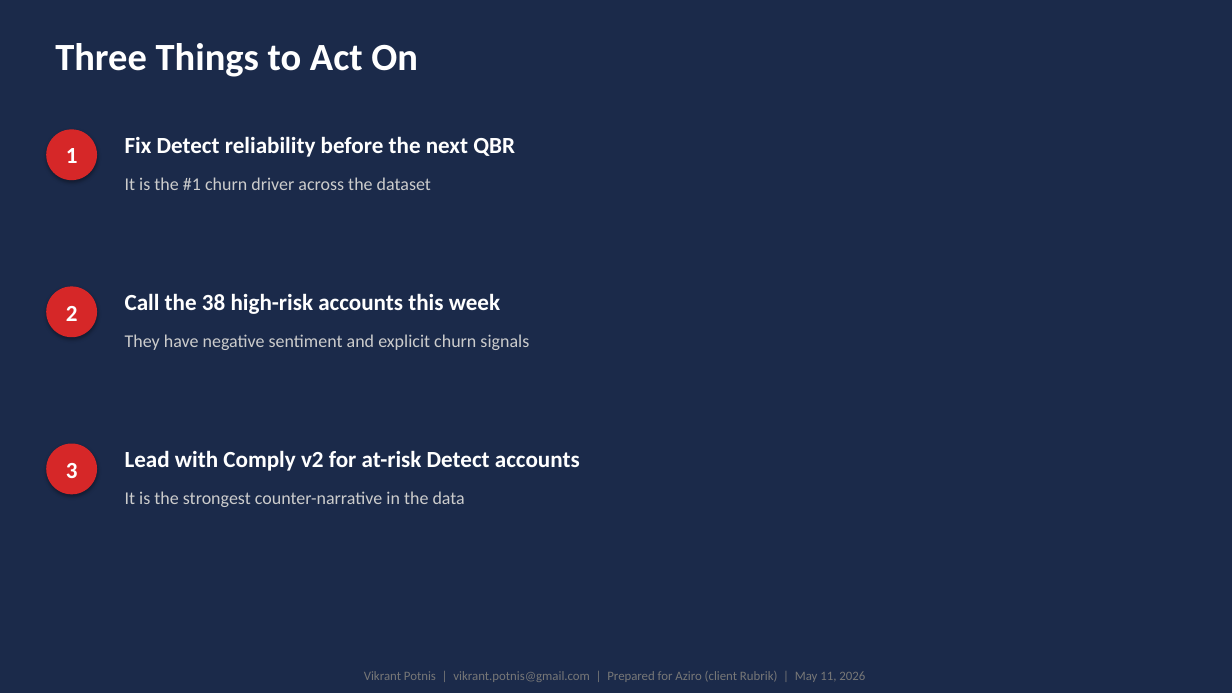
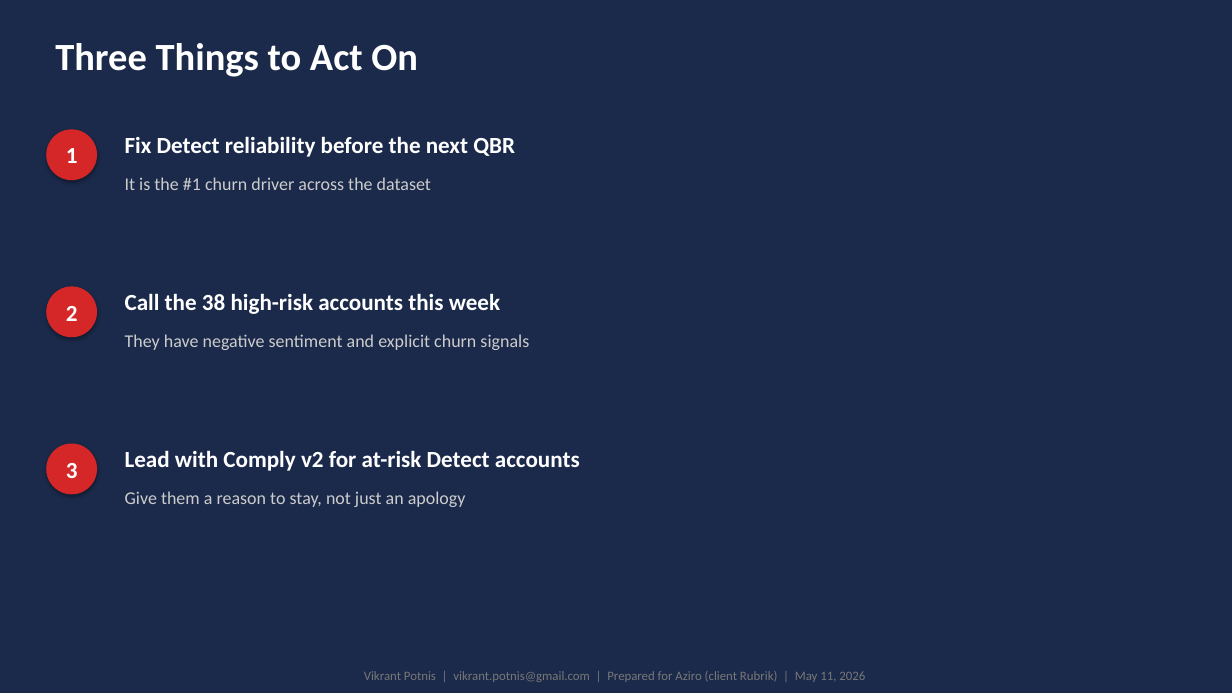
Before and after one commit to rohanvazir123/pydantic-ai-experiments, a slide deck: slide 16 of basics/iprep/meeting-analytics/final_version/meeting_analytics.pptx. Drawn at 1232x693 pixels with LibreOffice and Linux fonts; fonts in the diff are those of the drawing. Boxes give left, top, right and bottom in pixels: in the first picture for what was removed or moved away, otherwise in the second. Text is boxed around its words. In the diff, an @@ line names an element or a change of style, - is before the commit and + after.

```diff
--- a/basics/iprep/meeting-analytics/final_version/meeting_analytics.pptx
+++ b/basics/iprep/meeting-analytics/final_version/meeting_analytics.pptx
@@ text at <box>125,491,466,507</box>: text changed @@
-It is the strongest counter-narrative in the data
+Give them a reason to stay, not just an apology
```
Also in this commit, not shown: 8 other slides changed, 4 other files.
